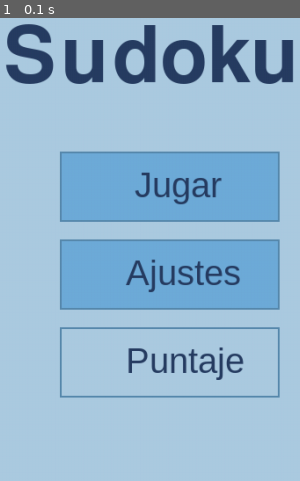
Above: before the commit, frame 1.
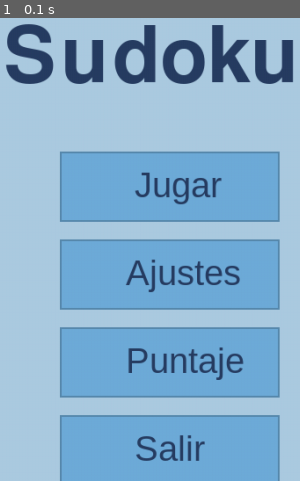
Above: after the commit, the same moment.

Repository: xxmileww/UTN-Pygame
Game: pygame game, started from main.py
Same seed, same stepped clock (60 frames per second), same inputs: the game is played once before the commit and once after it.
Inputs:
- Up to frame 1 (0.1 s): no input

The runs differ from the first frame. In frame 1, 20% of the frame differs, in the area x 20-94%, y 67-100%.

Commit message:
Update main.py

Diff:
--- a/main.py
+++ b/main.py
@@ -38,6 +38,7 @@
 boton_jugar = pygame.Rect(ancho_pantalla * 0.33, alto_pantalla * 0.28, ancho_botones, alto_botones)
 boton_ajustes = pygame.Rect(boton_jugar.x, boton_jugar.y + alto_botones + espacio_botones, ancho_botones, alto_botones)
 boton_puntaje = pygame.Rect(boton_ajustes.x, boton_ajustes.y + alto_botones + espacio_botones, ancho_botones, alto_botones)
+boton_salir = pygame.Rect(boton_ajustes.x, boton_puntaje.y + alto_botones + espacio_botones, ancho_botones, alto_botones)
 # boton_quitar = pygame.Rect()
 
 ejecutando = True
@@ -51,14 +52,19 @@
         pygame.draw.rect(pantalla, (87, 137, 173), boton_jugar, 2)
         pygame.draw.rect(pantalla, (111, 172, 217), boton_ajustes)
         pygame.draw.rect(pantalla, (87, 137, 173), boton_ajustes, 2)
+        pygame.draw.rect(pantalla,(111, 172, 217), boton_puntaje)
         pygame.draw.rect(pantalla,(87, 137, 173), boton_puntaje, 2)
+        pygame.draw.rect(pantalla,(111, 172, 217), boton_salir)
+        pygame.draw.rect(pantalla,(87, 137, 173), boton_salir, 2)
         titulo = fuente_titulo.render("Sudoku", True, color_fuente)
         jugar = fuente_botones.render("Jugar", True, color_fuente)
         ajustes = fuente_botones.render("Ajustes", True, color_fuente)
         puntaje = fuente_botones.render("Puntaje", True, color_fuente)
+        salir = fuente_botones.render("Salir", True, color_fuente)
         pantalla.blit(titulo, (ancho_pantalla * 0.28, alto_pantalla * 0.07))
         pantalla.blit(jugar, (boton_jugar.x + 85, boton_jugar.y + 15))
         pantalla.blit(ajustes, (boton_ajustes.x + 75, boton_ajustes.y + 15))
         pantalla.blit(puntaje, (boton_puntaje.x + 75, boton_puntaje.y + 15))
+        pantalla.blit(salir, (boton_salir.x + 85, boton_salir.y + 15))
     pygame.display.flip()
     pantalla.fill(color_fondo)
